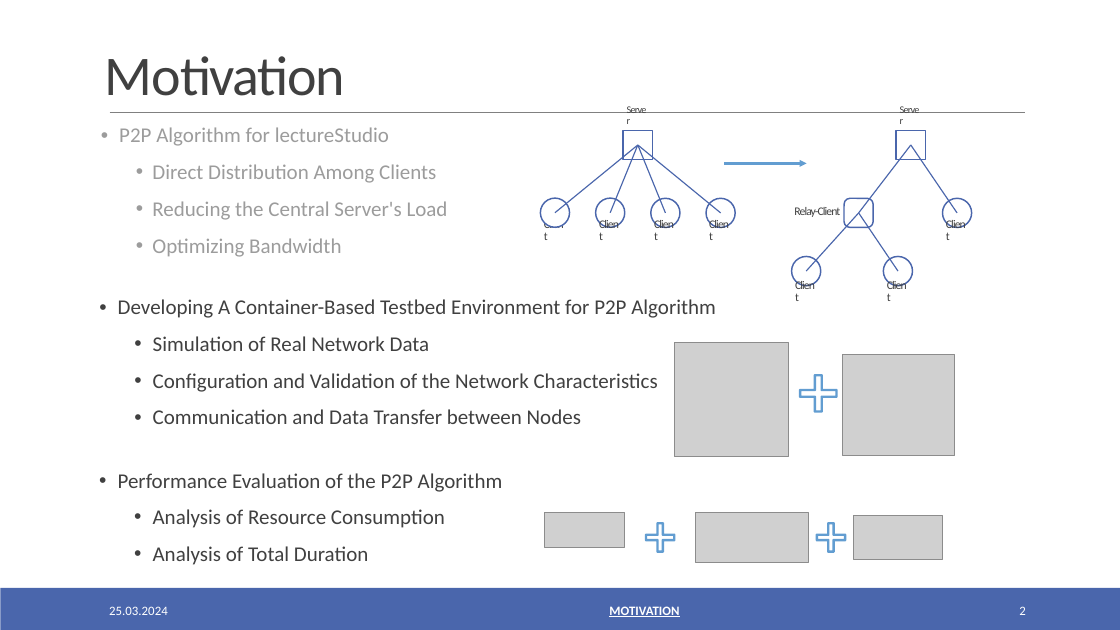
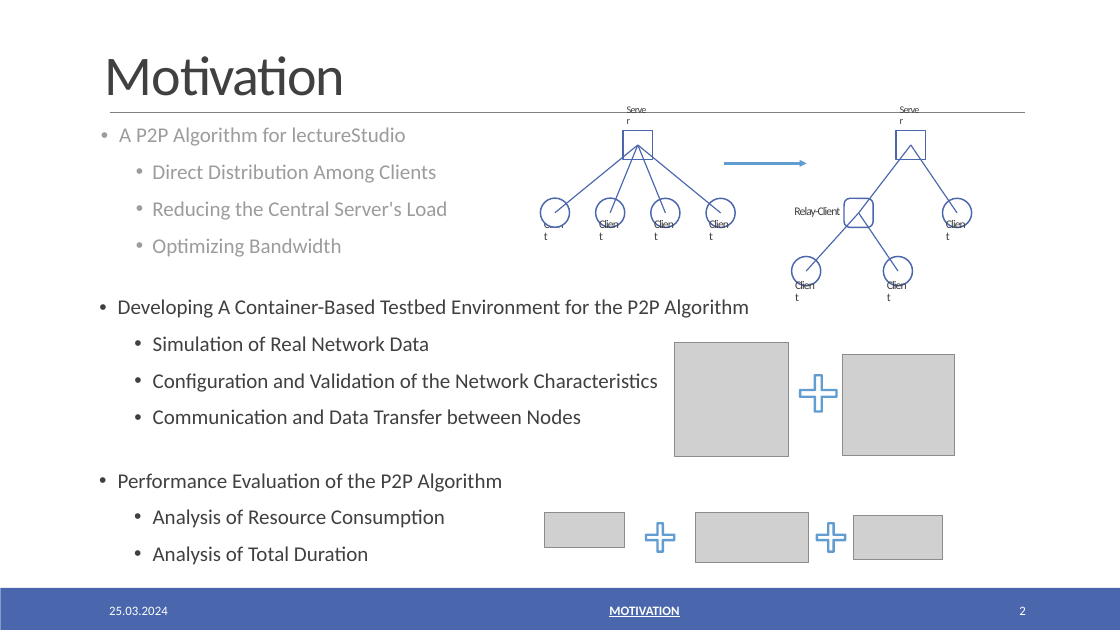
Before and after one commit to oezcankaraca/abschlussvortrag, a slide deck: slide 2 of Abschlussvortrag.pptx. Drawn at 1120x630 pixels with LibreOffice and Linux fonts; fonts in the diff are those of the drawing; grey boxes stand for pictures. Boxes give left, top, right and bottom in pixels: in the first picture for what was removed or moved away, otherwise in the second. Text is boxed around its words. In the diff, an @@ line names an element or a change of style, - is before the commit and + after.

```diff
--- a/Abschlussvortrag.pptx
+++ b/Abschlussvortrag.pptx
@@ text at [119, 127, 406, 146]: text changed @@
-• P2P Algorithm for lectureStudio
+• A P2P Algorithm for lectureStudio
@@ text at [118, 299, 749, 318]: text changed @@
-• Developing A Container-Based Testbed Environment for P2P Algorithm
+• Developing A Container-Based Testbed Environment for the P2P Algorithm
```
Also in this commit, not shown: 17 other slides changed, 3 other files.
